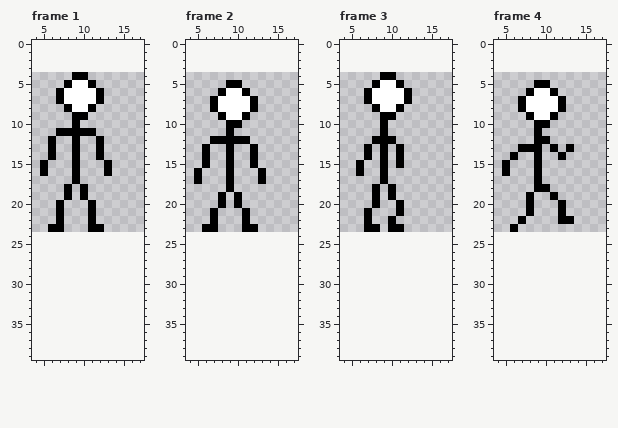
File history of a pixel-art file, res/img/sprite/man.aseprite. This is how it looked before the edit.
20x20 pixels, 6 frames. Shown: frame 1: x 4..17, y 0..39; frame 2: x 4..17, y 0..39; frame 3: x 4..17, y 0..39; frame 4: x 4..17, y 0..39. The old version is drawn lined up with the new one, on the new canvas. The commit also changed other frames, which this record leaves out.
And afterwards:
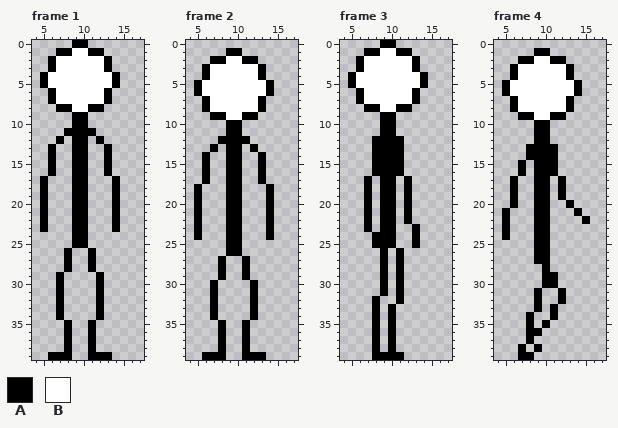
Palette (. is transparent): A #000000  B #ffffff
Commit message: Man's platforming controls.
Edits made:
canvas 20x20 -> 20x40, the old top-left corner now at 0,4
Changed rows in their new state; - is an unchanged pixel.
Frame 1:
first column x 5:
 0 ----AA----
 1 --AABBAA--
 2 -ABBBBBBA-
 3 -ABBBBBBA-
 4 ABBBBBBBBA
 5 ABBB--BBBA
 6 -AB----BA-
 7 -AB----BA-
 8 --A----A--
10 -----A----
11 --.-------
12 -.A--A----
13 -----A-.A-
14 -----A-.A-
15 .A---A----
16 .A---A----
17 A----A---A
18 A--.A----A
19 A--.A----A
20 A-.-AA.--A
21 A-.-AA.--A
22 A-.-AA.--A
23 A..-AA..-A
24 ----AA----
25 ----AA----
26 ---A--A---
27 ---A--A---
28 ---A--A---
29 --A----A--
30 --A----A--
31 --A----A--
32 --A----A--
33 --A----A--
34 --A----A--
35 ---A--A---
36 ---A--A---
37 ---A--A---
38 ---A--A---
39 -AAA--AAA-
Frame 2:
first column x 5:
 1 ----AA----
 2 --AABBAA--
 3 -ABBBBBBA-
 4 -ABBBBBBA-
 5 ABBBBBBBBA
 6 ABBB--BBBA
 7 -AB----BA-
 8 -AB----BA-
 9 --A----A--
11 -----A----
12 --.-------
13 -.A--A----
14 -----A-.A-
15 -----A-.A-
16 .A---A----
17 .A---A----
18 A----A---A
19 A--.A----A
20 A--.A----A
21 A-.-AA.--A
22 A-.-AA.--A
23 A..-AA..-A
24 A---AA---A
25 ----AA----
26 ----AA----
27 ---A--A---
28 ---A--A---
29 ---A--A---
30 --A----A--
31 --A----A--
32 --A----A--
33 --A----A--
34 --A----A--
35 ---A--A---
36 ---A--A---
37 ---A--A---
38 ---A--A---
39 -AAA--AAA-
Frame 3:
first column x 5:
 0 ----AA----
 1 --AABBAA--
 2 -ABBBBBBA-
 3 -ABBBBBBA-
 4 ABBBBBBBBA
 5 ABBB--BBBA
 6 -AB----BA-
 7 -AB----BA-
 8 --A----A--
10 -----A----
11 -----A----
12 ------A---
13 --.A-A----
14 --.A-A----
15 -.-A-A----
16 -.-A-AA---
17 --A--A-A--
18 --A.A--A--
19 --A.A--A--
20 --A.AA.A--
21 ----AA.A--
22 ----A--A--
23 ---.A-.-A-
24 ---AAA--A-
25 ---AAA--A-
26 ----A-A---
27 ----A-A---
28 ----A-A---
29 ----A-A---
30 ----A-A---
31 ----A-A---
32 ---A--A---
33 ---A-A----
34 ---A-A----
35 ---A-A----
36 ---A-A----
37 ---A-A----
38 ---A-A----
39 ---AAAA---
Frame 4:
first column x 5:
 1 ----AA-----
 2 --AABBAA---
 3 -ABBBBBBA--
 4 -ABBBBBBA--
 5 ABBBBBBBBA-
 6 ABBB--BBBA-
 7 -AB----BA--
 8 -AB----BA--
 9 --A----A---
11 -----A-----
13 --.--A--.--
14 -.-A-AA.---
15 .-A--AA----
16 .-A--AA----
17 -A---A-A---
18 -A-----A---
19 -A-.AA.A---
20 -A-.AA-.A--
21 A--.AA-.-A-
22 A-.-AA-..-A
23 A.--AA-----
24 A---AA-----
25 ----AA-----
26 ----AA-----
27 ----AA-----
28 -----A-----
29 -----AA----
30 -----AA----
31 ----A--A---
32 ----A--A---
33 ----A-A----
34 ---A--A----
35 ---A-A-----
36 ---AA------
37 ---A-------
38 --A-A------
39 --AA-------
Changed places in both pictures, as pixel boxes (x1, y1, x2, y2):
changed: (40, 40, 120, 360)
changed: (194, 48, 274, 360)
changed: (348, 40, 428, 360)
changed: (502, 48, 590, 360)
